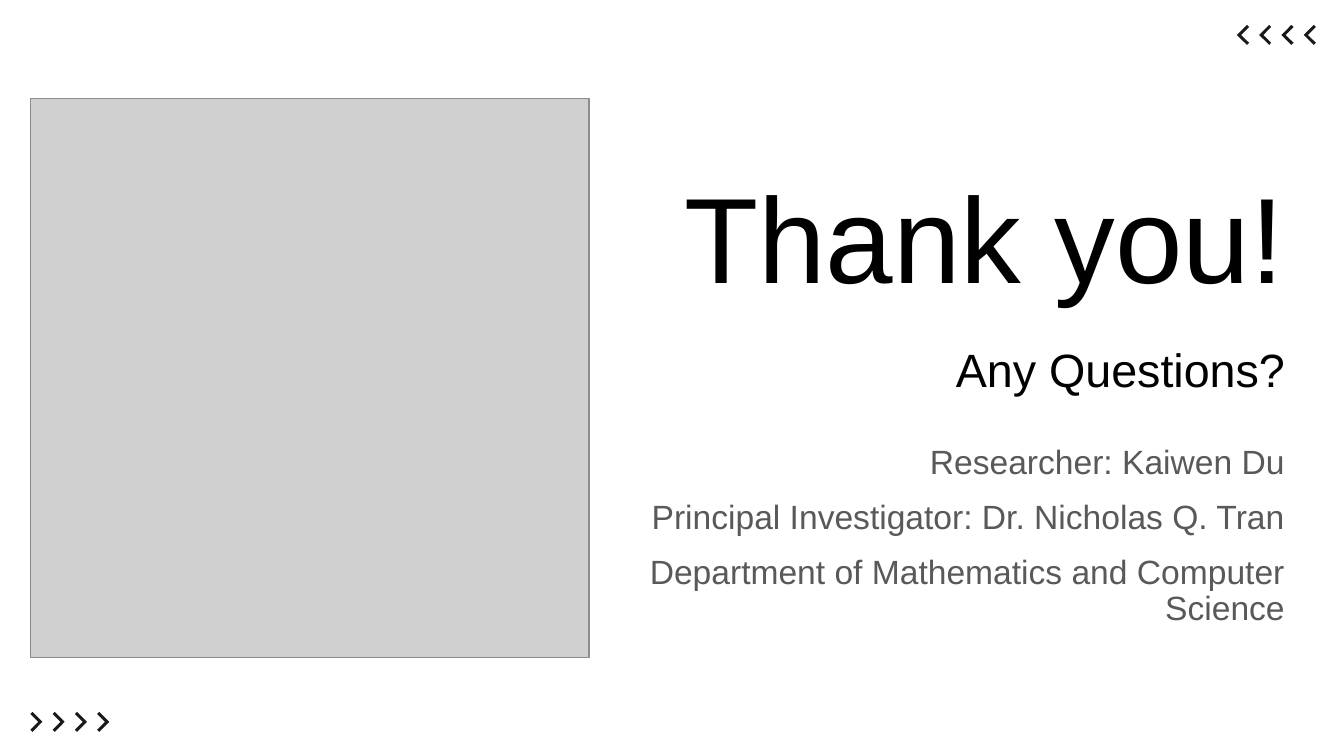
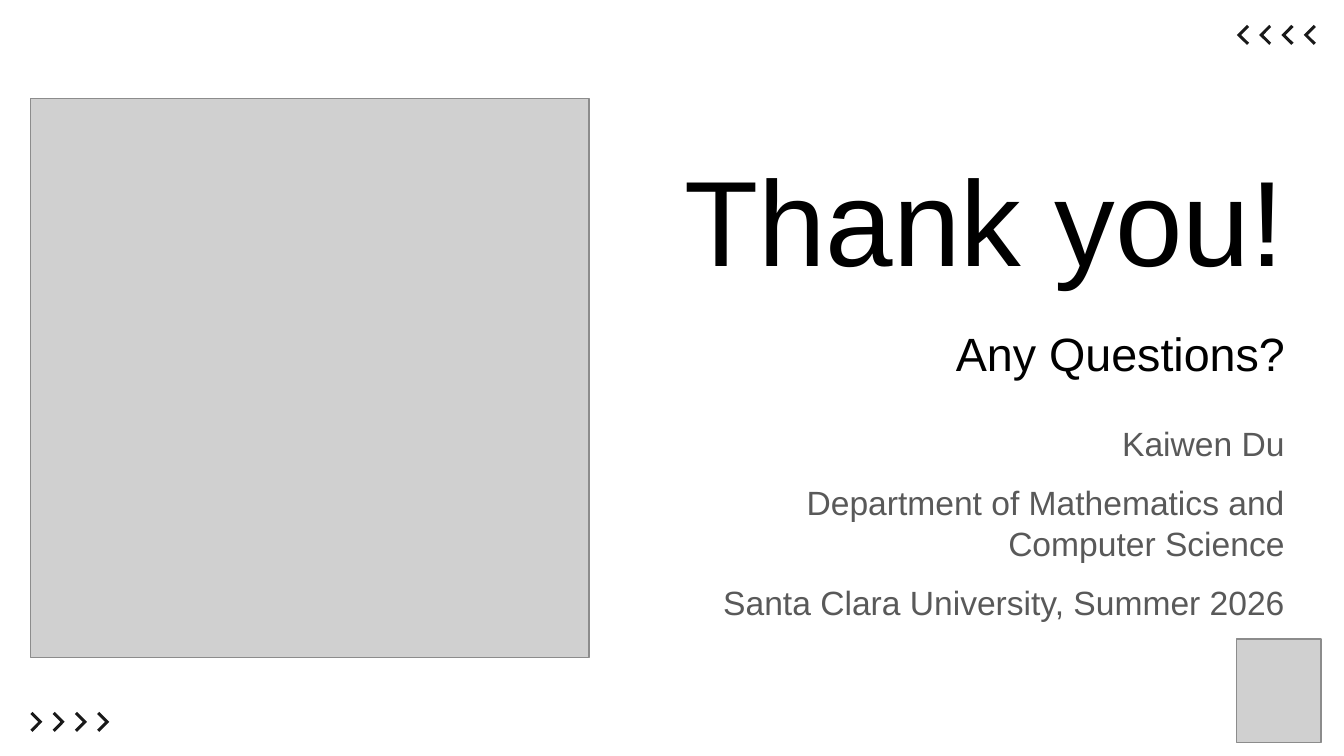
Before and after one commit to ItsKaiwenDu/Robust-Overfitting, a slide deck: slide 17 of report/slides.pptx (slide 20 before the commit). Drawn at 1344x756 pixels with LibreOffice and Linux fonts; fonts in the diff are those of the drawing; grey boxes stand for pictures. Boxes give left, top, right and bottom in pixels: in the first picture for what was removed or moved away, otherwise in the second. Text is boxed around its words. In the diff, an @@ line names an element or a change of style, - is before the commit and + after.

```diff
--- a/report/slides.pptx
+++ b/report/slides.pptx
@@ title "Thank you!": place and size @@
-title "Thank you!" at <box>684,195,1285,397</box>
+title "Thank you!" at <box>684,178,1285,380</box>
@@ text "Kaiwen Du": place and size @@
-text "Kaiwen Du" at <box>650,449,1285,621</box>
+text "Kaiwen Du" at <box>723,431,1285,621</box>
@@ text at <box>1122,431,1285,457</box>: text changed @@
-Researcher: Kaiwen Du
-Principal Investigator: Dr. Nicholas Q. Tran
+Kaiwen Du
@@ text at <box>807,490,1284,562</box>: line spacing 0.9 to 1; less space between paragraphs @@
@@ text at <box>723,590,1285,621</box>: paragraph added @@
+Santa Clara University, Summer 2026
@@ picture added at <box>1236,638,1321,742</box> @@
```
Also in this commit, not shown: 12 other slides changed, 4 slides added, 7 slides removed, 11 other files.
